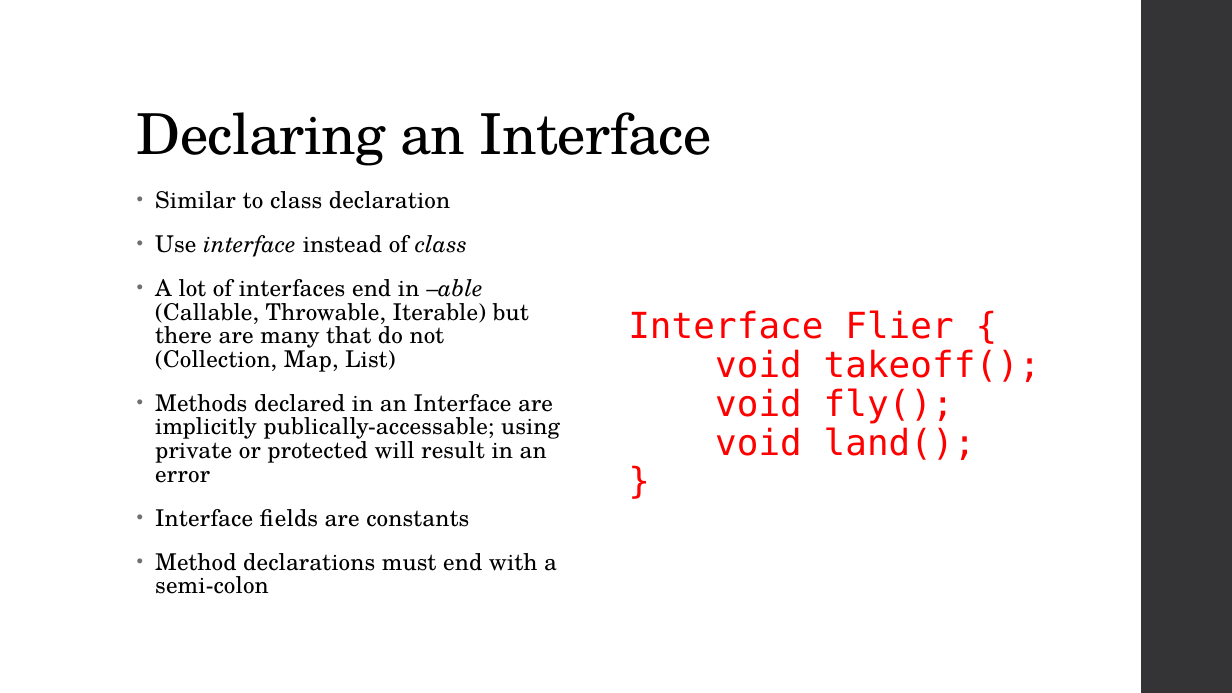
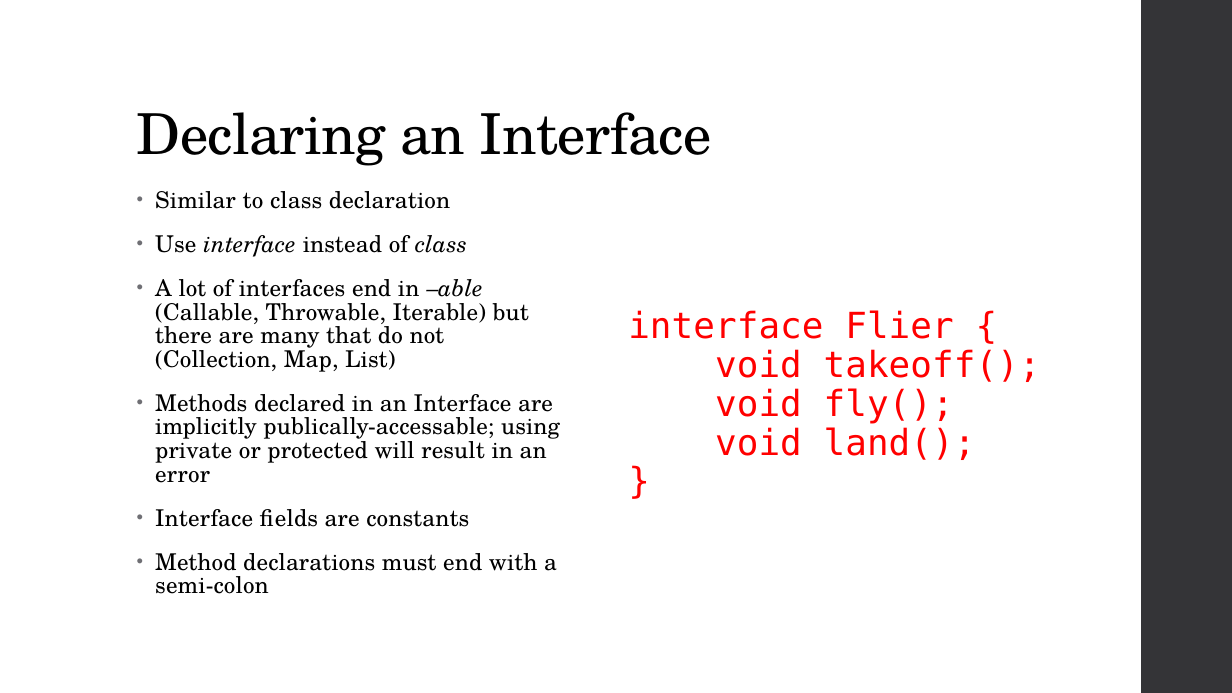
Before and after one commit to zarthur/CSCC-Fundamentals-Android-Notes, a slide deck: slide 11 of week_09_10/week_09_10.pptx. Drawn at 1232x693 pixels with LibreOffice and Linux fonts; fonts in the diff are those of the drawing. Boxes give left, top, right and bottom in pixels: in the first picture for what was removed or moved away, otherwise in the second. Text is boxed around its words. In the diff, an @@ line names an element or a change of style, - is before the commit and + after.

Commit message:
week 9/10: fix slide typos

```diff
--- a/week_09_10/week_09_10.pptx
+++ b/week_09_10/week_09_10.pptx
@@ text at [628, 310, 953, 339]: text changed @@
-Interface Flier {
+interface Flier {
```
Also in this commit, not shown: 1 other slide changed.
